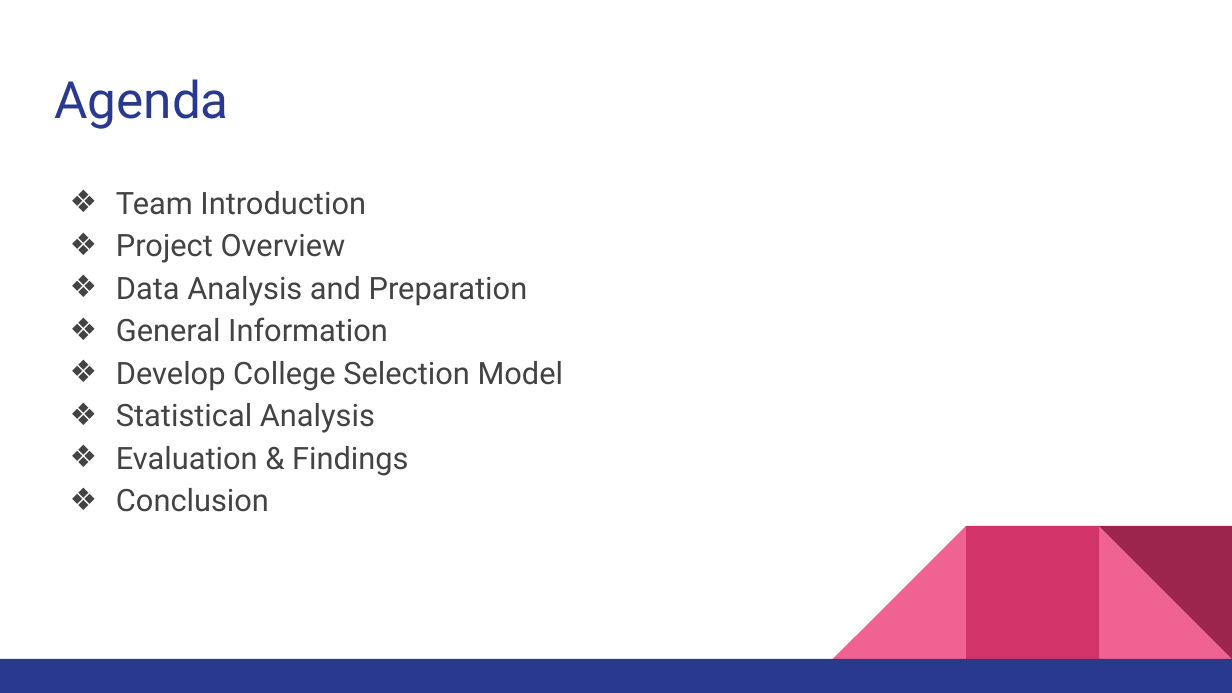
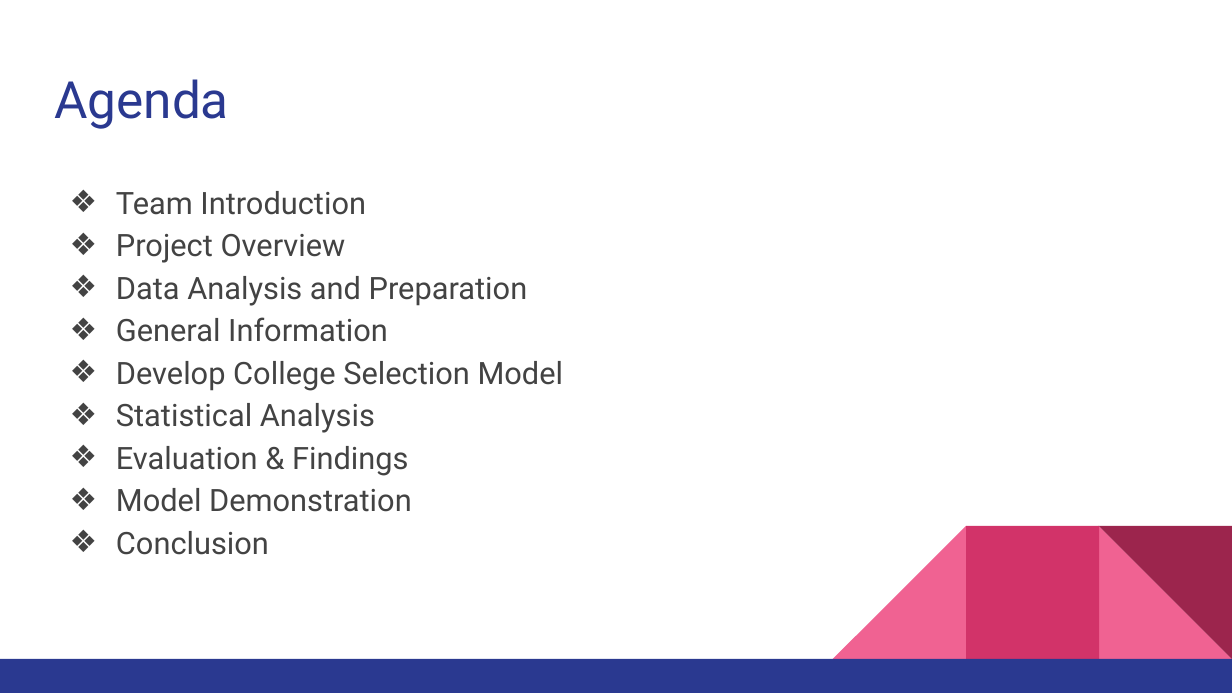
Before and after one commit to brooksrelyt/infm600, a slide deck: slide 2 of College Scorecard Analysis Project/College Selection Model Presentation.pptx. Drawn at 1232x693 pixels with LibreOffice and Linux fonts; fonts in the diff are those of the drawing. Boxes give left, top, right and bottom in pixels: in the first picture for what was removed or moved away, otherwise in the second. Text is boxed around its words. In the diff, an @@ line names an element or a change of style, - is before the commit and + after.

```diff
--- a/College Scorecard Analysis Project/College Selection Model Presentation.pptx
+++ b/College Scorecard Analysis Project/College Selection Model Presentation.pptx
@@ text at [116, 488, 412, 512]: paragraph added @@
+❖ Model Demonstration
```
Also in this commit, not shown: 4 other slides changed, 2 slides added, 1 slide removed.
